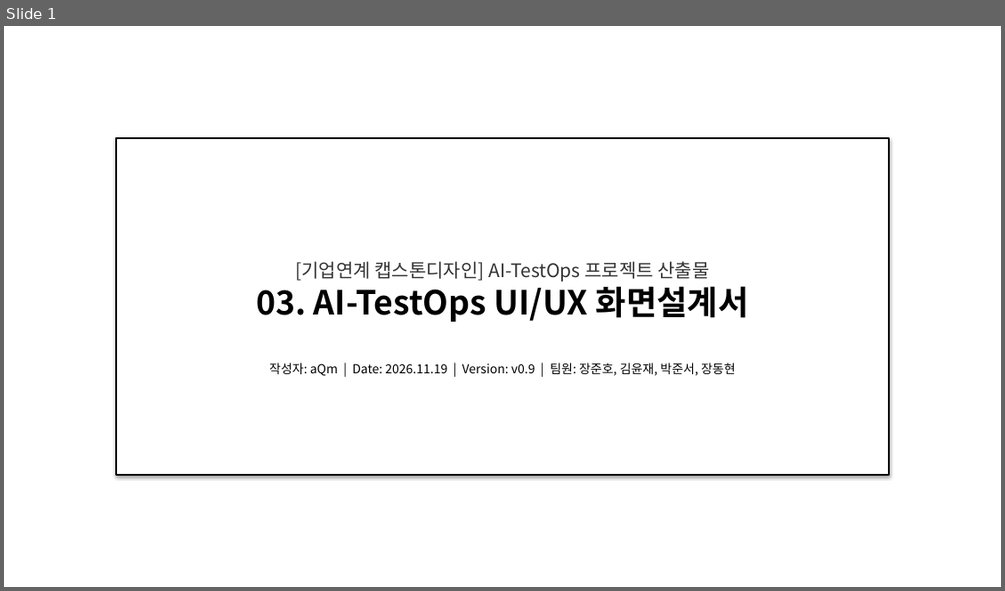
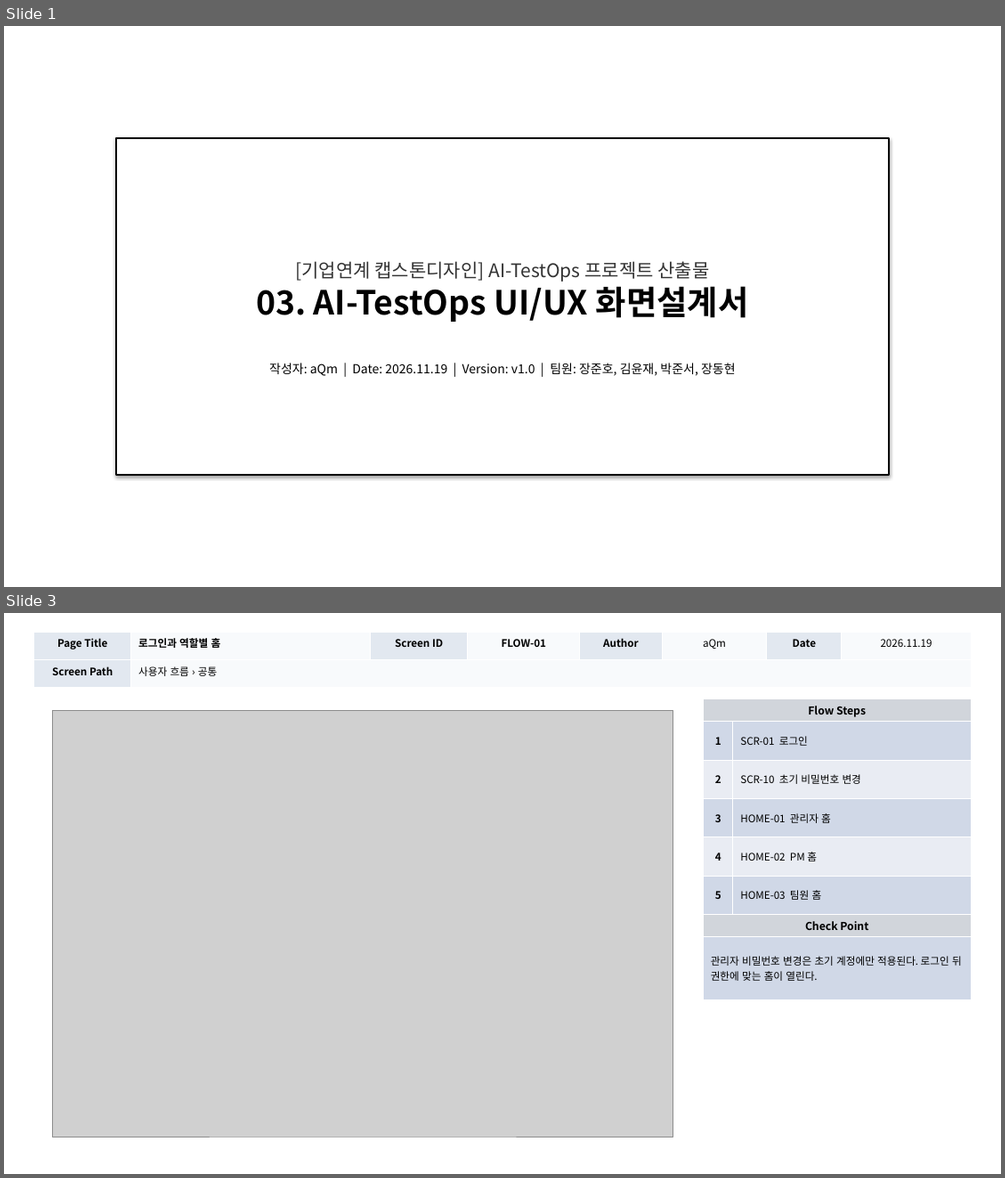
Before and after one commit to digitalist-corp/AI-TestOps, a slide deck: docs/aQm-산출물/AI-TestOps_UI설계서_(v1.0)_20261119.pptx. Shown one above the other, each under a label of ours: slide 1 before the commit, slides 1 and 3 after it; the slides between them are not shown. The pictures are 1005x591 and 1005x1178 pixels, drawn with LibreOffice and Linux fonts; fonts in the diff are those of the drawing; grey boxes stand for pictures. Boxes give left, top, right and bottom in pixels: in the first picture for what was removed or moved away, otherwise in the second. Text is boxed around its words. In the diff, an @@ line names an element or a change of style, - is before the commit and + after.

Commit message:
docs: UI 화면설계서 사용자 흐름과 조작 위치 보완

```diff
--- a/docs/aQm-산출물/AI-TestOps_UI설계서_(v1.0)_20261119.pptx
+++ b/docs/aQm-산출물/AI-TestOps_UI설계서_(v1.0)_20261119.pptx
@@ slide 3 added at box(4, 613, 1001, 1174), background #FFFFFF @@
@@ table added at box(34, 632, 971, 688), 2 rows, 8 columns @@
+Page Title | 로그인과 역할별 홈 | Screen ID | FLOW-01 | Author | aQm | Date | 2026.11.19
+Screen Path | 사용자 흐름 › 공통 |  |  |  |  |  | 
@@ picture added at box(53, 710, 673, 1136) @@
@@ table added at box(704, 699, 971, 999), 8 rows, 2 columns @@
+Flow Steps | 
+1 | SCR-01 로그인
+2 | SCR-10 초기 비밀번호 변경
+3 | HOME-01 관리자 홈
+4 | HOME-02 PM 홈
+5 | HOME-03 팀원 홈
+Check Point | 
+관리자 비밀번호 변경은 초기 계정에만 적용된다. 로그인 뒤 권한에 맞는 홈이 열린다. | 
@@ slide 1 changed as well @@
@@ text in rectangle at box(269, 362, 736, 376): text changed @@
-작성자: aQm | Date: 2026.11.19 | Version: v0.9 | 팀원: 장준호, 김윤재, 박준서, 장동현
+작성자: aQm | Date: 2026.11.19 | Version: v1.0 | 팀원: 장준호, 김윤재, 박준서, 장동현
```
Also in this commit, not shown: 24 other slides changed, 21 other slides added, 8 slides removed.
